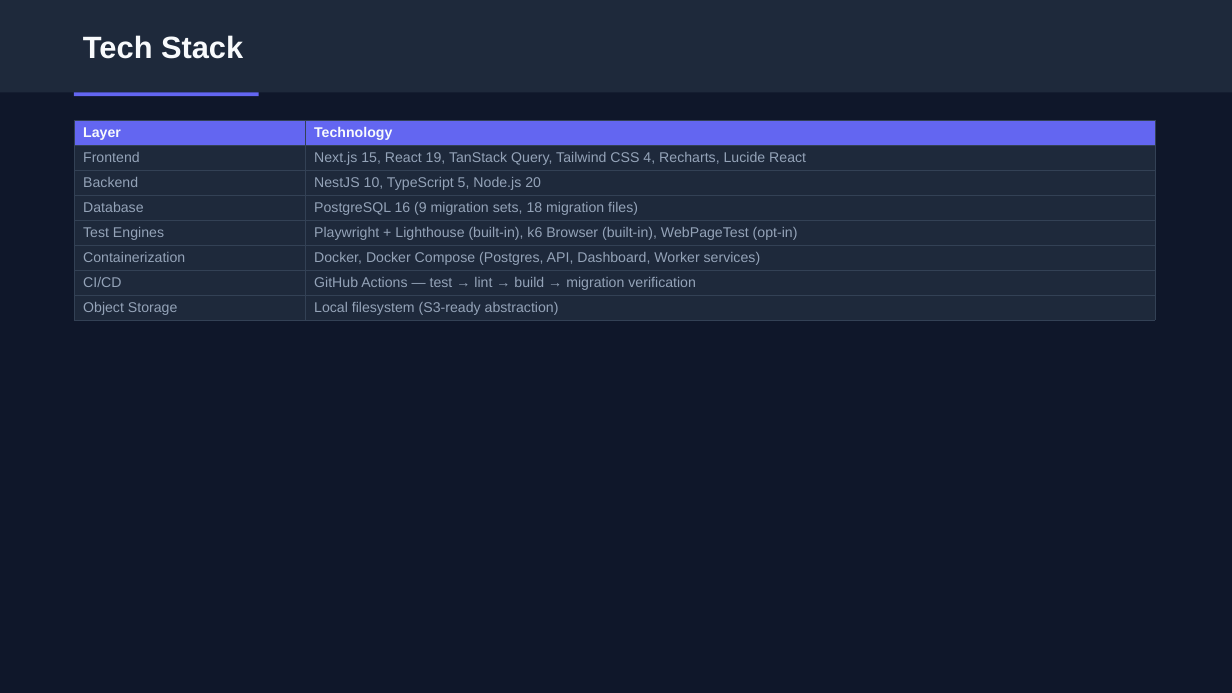
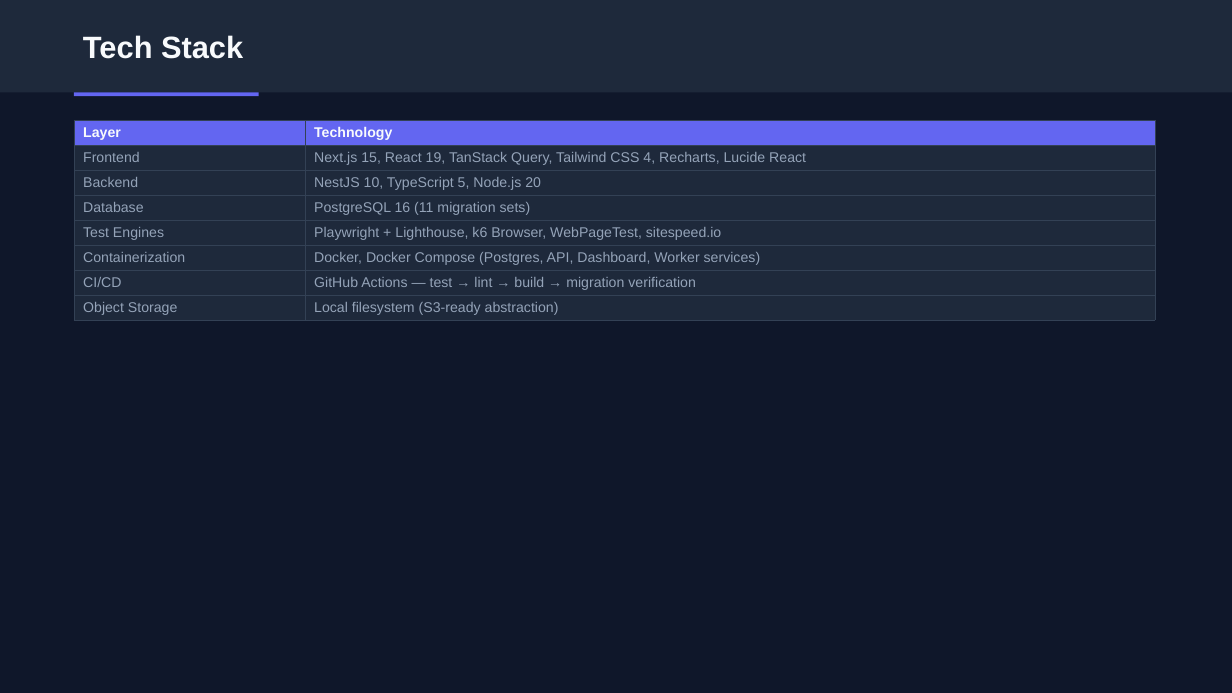
Before and after one commit to jj-shen99/uxperf, a slide deck: slide 7 of docs/UI_Performance_Framework_Presentation.pptx. Drawn at 1232x693 pixels with LibreOffice and Linux fonts; fonts in the diff are those of the drawing. Boxes give left, top, right and bottom in pixels: in the first picture for what was removed or moved away, otherwise in the second. Text is boxed around its words. In the diff, an @@ line names an element or a change of style, - is before the commit and + after.

```diff
--- a/docs/UI_Performance_Framework_Presentation.pptx
+++ b/docs/UI_Performance_Framework_Presentation.pptx
@@ table at [74,120,1155,319] @@
-row 4, column 2: PostgreSQL 16 (9 migration sets, 18 migration files)
+row 4, column 2: PostgreSQL 16 (11 migration sets)
-row 5, column 2: Playwright + Lighthouse (built-in), k6 Browser (built-in), WebPageTest (opt-in)
+row 5, column 2: Playwright + Lighthouse, k6 Browser, WebPageTest, sitespeed.io
```
Also in this commit, not shown: 8 other slides changed, 14 other files.
